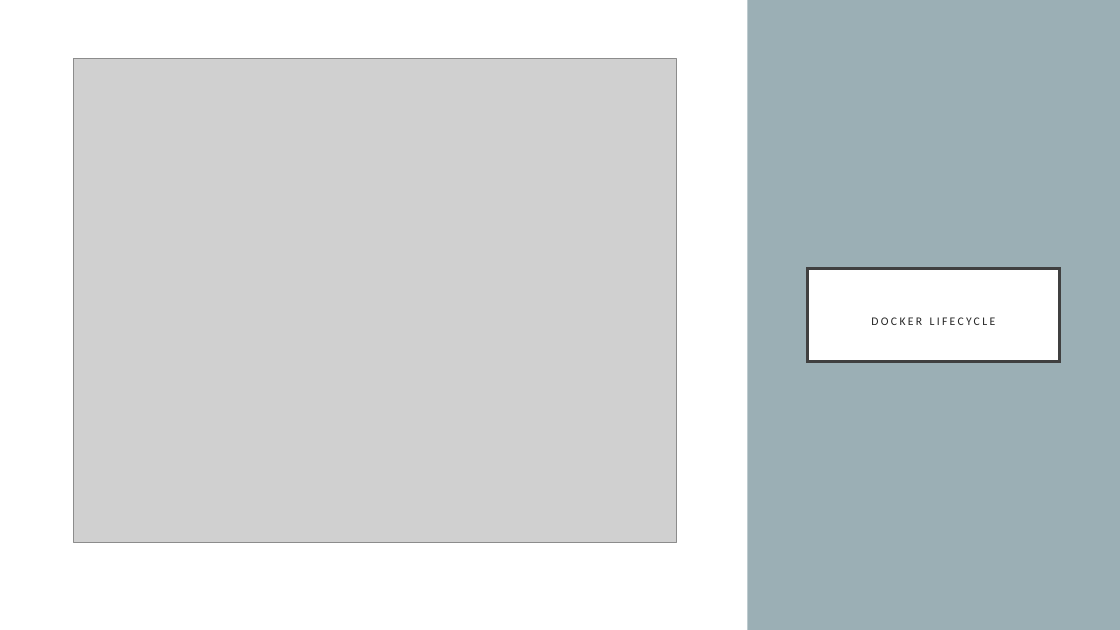
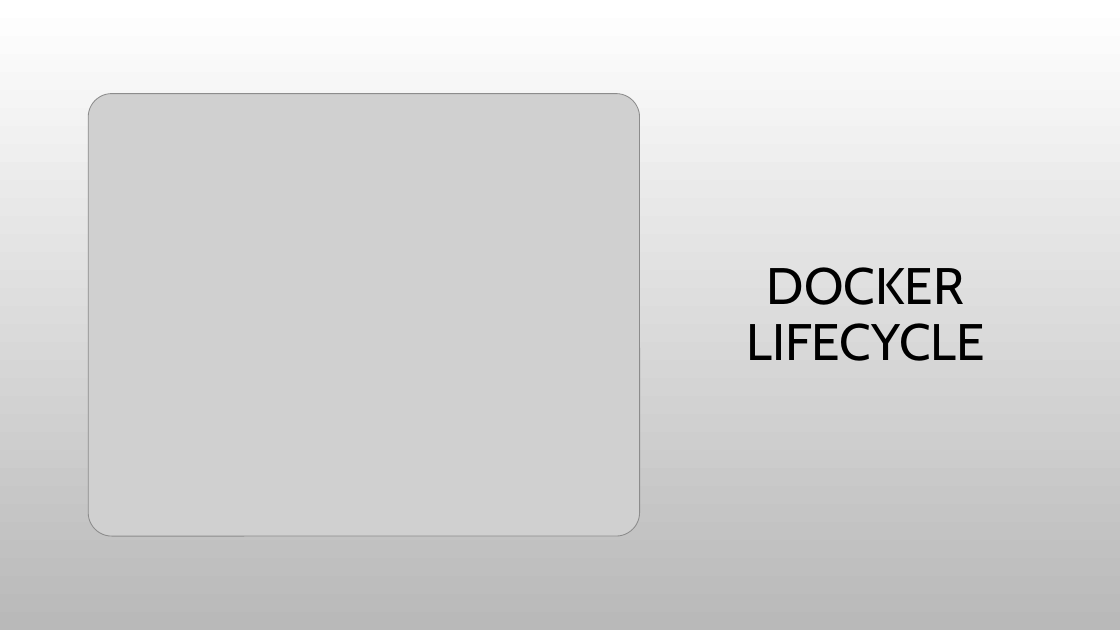
Before and after one commit to marilynwaldman/course, a slide deck: slide 11 of Learning Environment/Virtual Environment/01-VMandDocker.pptx. Drawn at 1120x630 pixels with LibreOffice and Linux fonts; fonts in the diff are those of the drawing; grey boxes stand for pictures; background and template pictures are left out. Boxes give left, top, right and bottom in pixels: in the first picture for what was removed or moved away, otherwise in the second. Text is boxed around its words. In the diff, an @@ line names an element or a change of style, - is before the commit and + after.

```diff
--- a/Learning Environment/Virtual Environment/01-VMandDocker.pptx
+++ b/Learning Environment/Virtual Environment/01-VMandDocker.pptx
@@ background #9BAFB5 to picture (left out) @@
@@ rectangle removed at <box>0,0,748,630</box> @@
@@ title "DOCKER LIFECYCLE": place and size @@
-title "DOCKER LIFECYCLE" at <box>807,268,1060,361</box>
+title "DOCKER LIFECYCLE" at <box>696,88,1036,376</box>
@@ title "DOCKER LIFECYCLE" at <box>696,88,1036,376</box>: size 10 to 44 pt, font Calibri to Cabin, text colour #262626 to #000000, letter spacing 2 to 0 pt; vertical alignment middle to bottom; fill #FFFFFF to none; outline #404040 2.5 pt to none @@
@@ picture: place and size @@
-picture at <box>74,59,676,543</box>
+picture at <box>88,93,639,536</box>
```
Also in this commit, not shown: 14 other slides changed, 2 slides added, 2 slides removed, 1 other file.
